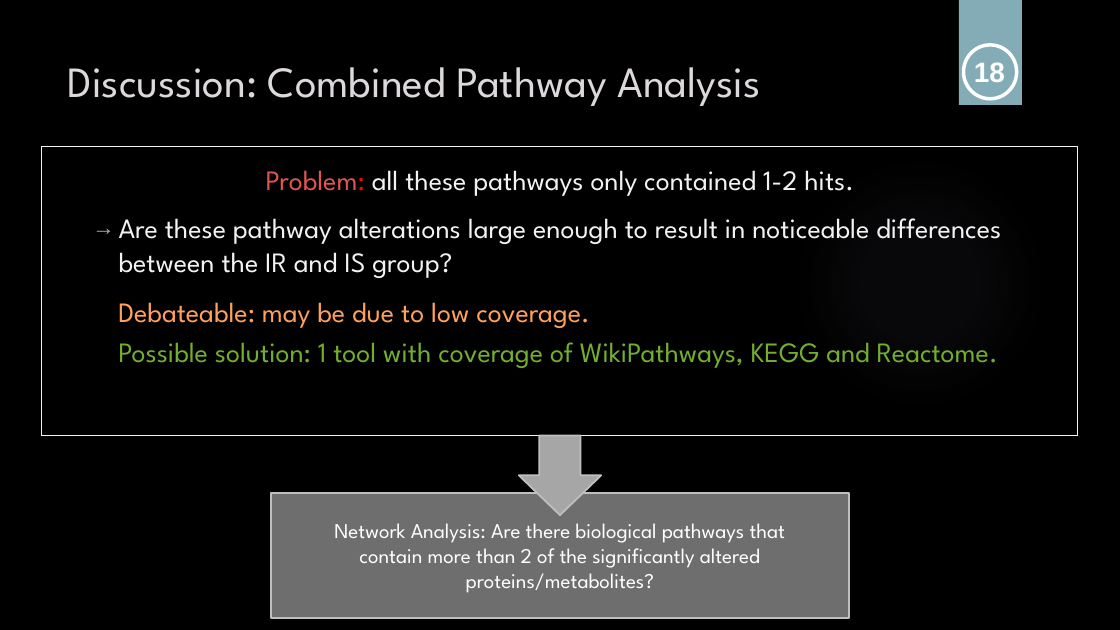
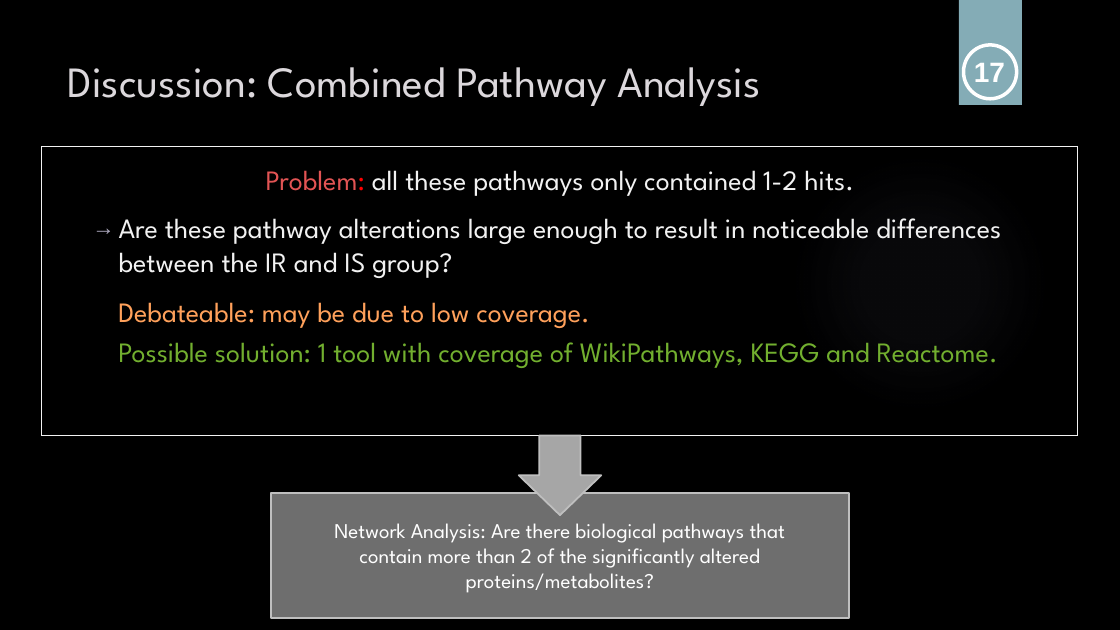
Before and after one commit to sabdeolive/Sabrina_BMS_Bachelor-Internship, a slide deck: slide 17 of Final Presentation.pptx. Drawn at 1120x630 pixels with LibreOffice and Linux fonts; fonts in the diff are those of the drawing; background and template pictures are left out. Boxes give left, top, right and bottom in pixels: in the first picture for what was removed or moved away, otherwise in the second. Text is boxed around its words. In the diff, an @@ line names an element or a change of style, - is before the commit and + after.

```diff
--- a/Final Presentation.pptx
+++ b/Final Presentation.pptx
@@ text at [974, 63, 1005, 82]: text changed @@
-18
+17
```
Also in this commit, not shown: 13 other slides changed.
